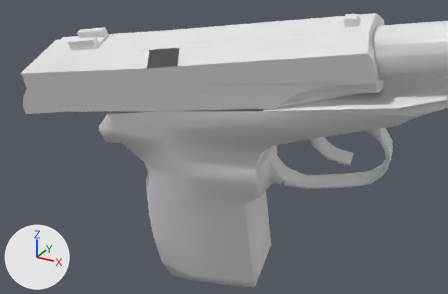
A saved change to the OBJ model Vertex_Animation_Compiler/Assets/Makarov_Pistol_Reload164.obj.
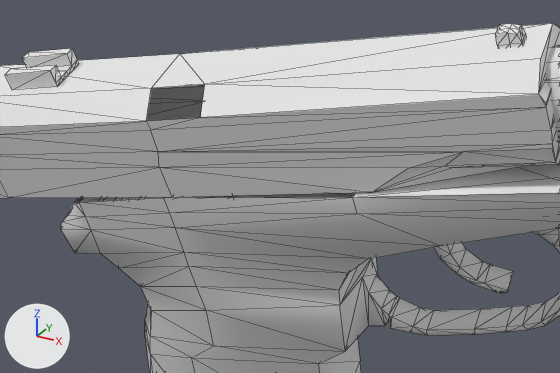
Old and new are each drawn from a 50 mm lens placed at (0.4638, -0.3075, 0.0099), pointed at (0.3663, -0.1302, -0.0787) and again close up on the part from 14% to 85% of the width and 0% to 72% of the height. Arrows for +X, +Y and +Z are at lower left; the lights stay in place. The close-ups show mesh edges as thin lines. Where no turn or scale is listed for an object, it has been applied to the vertices.

Names of what the first close-up shows: 'Rest_of_the_gun_Sphere', 'Top_Slider_Sphere.001'.
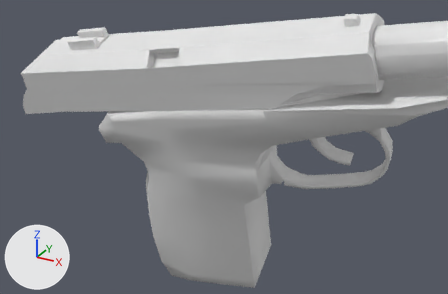
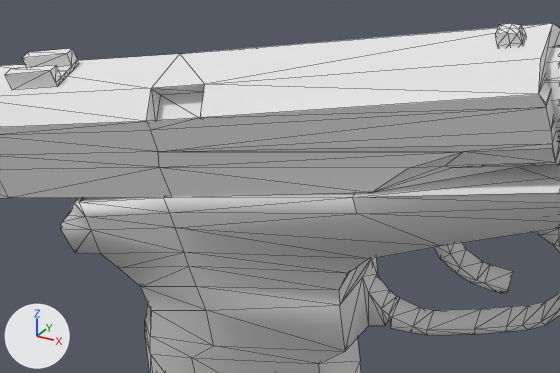
Boxes [x1, y1, x2, y2] around the edits, measured in the close-ups (560 x 373 px):
part 1 of me_rest_of_the_gun_sphere, added: after [74, 193, 354, 203]
part 2 of me_top_slider_sphere_001, added: after [146, 84, 205, 121]

What changed in the scene script:
```text
Change me_rest_of_the_gun_sphere:
    where me_rest_of_the_gun_sphere.from_pydata(...)  # 272 vertices, 519 faces; spans x 0.3113..0.458, y -0.1379..-0.0822, z -0.1591..-0.0255
    used by ob_rest_of_the_gun_sphere; location = (0.0, 0.0, 0.0)
    verts and faces of me_rest_of_the_gun_sphere; kept vertices keep their numbers, new ones are numbered from 272
    before: 164 (0.3786, -0.1082, -0.0545), 166 (0.3203, -0.1379, -0.0722) at pixel (74, 202), 175 (0.3217, -0.1378, -0.0718) at pixel (79, 202), 178 (0.3821, -0.1321, -0.0618) at pixel (352, 197), 179 (0.3421, -0.1361, -0.0677) at pixel (163, 197)
    before: 180 (0.3182, -0.1139, -0.0646), 181 (0.3386, -0.1122, -0.0605), 183 (0.3169, -0.114, -0.0649)
    me_rest_of_the_gun_sphere part 1
    add faces += [(164, 181, 179), (175, 179, 181), (166, 175, 183), (164, 179, 178), (175, 181, 180), (175, 180, 183)]
Change me_top_slider_sphere_001:
    where me_top_slider_sphere_001.from_pydata(...)  # 127 vertices, 227 faces; spans x 0.2786..0.418, y -0.1465..-0.1083, z -0.0779..-0.0286
    used by ob_top_slider_sphere_001; location = (0.0, 0.0, 0.0)
    verts and faces of me_top_slider_sphere_001; kept vertices keep their numbers, new ones are numbered from 127
    before: 65 (0.3539, -0.1398, -0.0484) at pixel (200, 117), 68 (0.3424, -0.1411, -0.0504) at pixel (146, 121), 76 (0.3527, -0.1361, -0.043) at pixel (204, 84), 77 (0.3412, -0.1373, -0.045) at pixel (151, 88)
    me_top_slider_sphere_001 part 2
    add for new, old in zip([127, 128, 129], [65, 68, 76]): verts[new] = verts[old] + (0.0001, 0.003, -0.0021)
    add verts[130] = (0.3412, -0.1343, -0.0471)  # pixel (160, 95)
    add faces += [(65, 128, 68), (127, 129, 130), (76, 77, 129), (65, 129, 127), (77, 128, 130), (65, 127, 128)]
    add faces += [(127, 130, 128), (77, 130, 129), (65, 76, 129), (68, 128, 77)]
```
